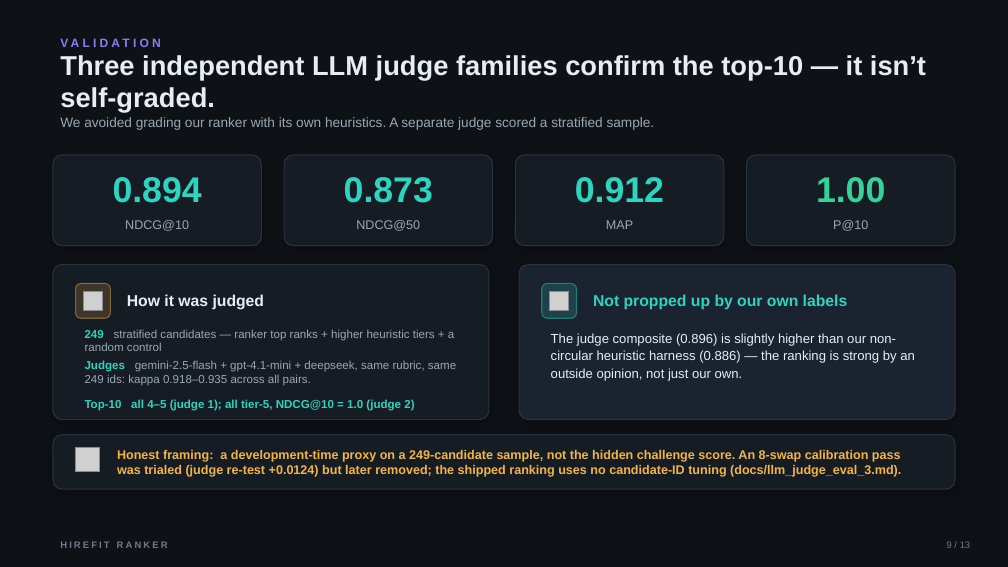
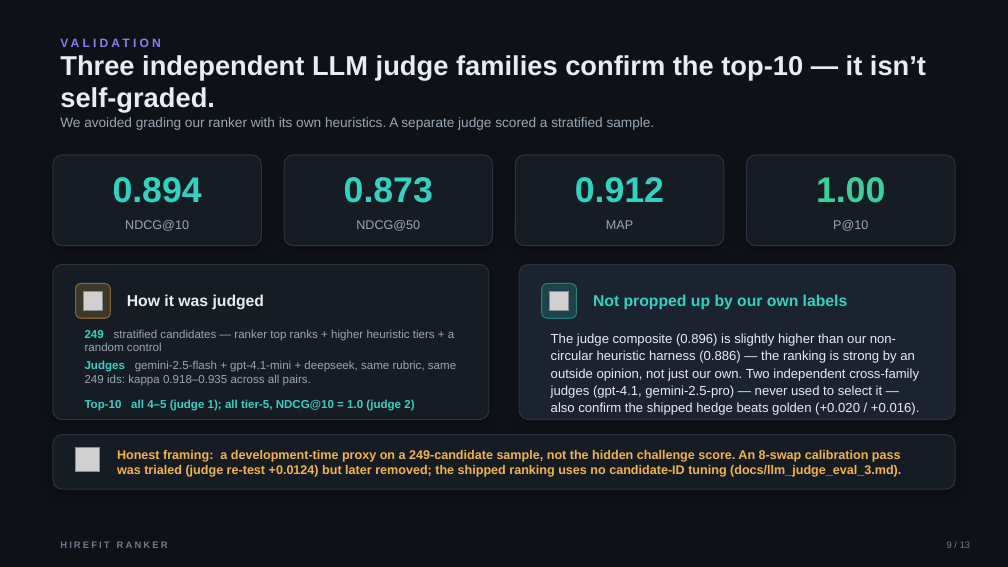
Before and after one commit to bansalbhunesh/redrob-hirefit-ranker, a slide deck: slide 9 of docs/HireFit_Ranker_Redrob_POLISHED.pptx. Drawn at 1008x567 pixels with LibreOffice and Linux fonts; fonts in the diff are those of the drawing; grey boxes stand for pictures. Boxes give left, top, right and bottom in pixels: in the first picture for what was removed or moved away, otherwise in the second. Text is boxed around its words. In the diff, an @@ line names an element or a change of style, - is before the commit and + after.

```diff
--- a/docs/HireFit_Ranker_Redrob_POLISHED.pptx
+++ b/docs/HireFit_Ranker_Redrob_POLISHED.pptx
@@ text at [551,333,919,415]: text changed @@
-The judge composite (0.896) is slightly higher than our non-circular heuristic harness (0.886) — the ranking is strong by an outside opinion, not just our own.
+The judge composite (0.896) is slightly higher than our non-circular heuristic harness (0.886) — the ranking is strong by an outside opinion, not just our own. Two independent cross-family judges (gpt-4.1, gemini-2.5-pro) — never used to select it — also confirm the shipped hedge beats golden (+0.020 / +0.016).
```
Also in this commit, not shown: 1 other file.
